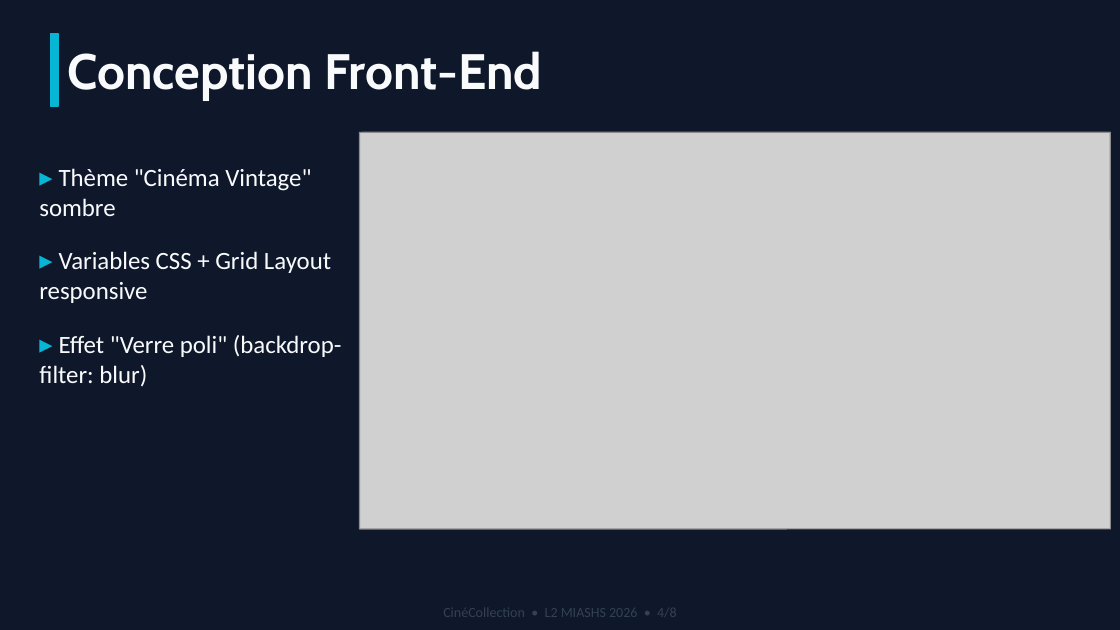
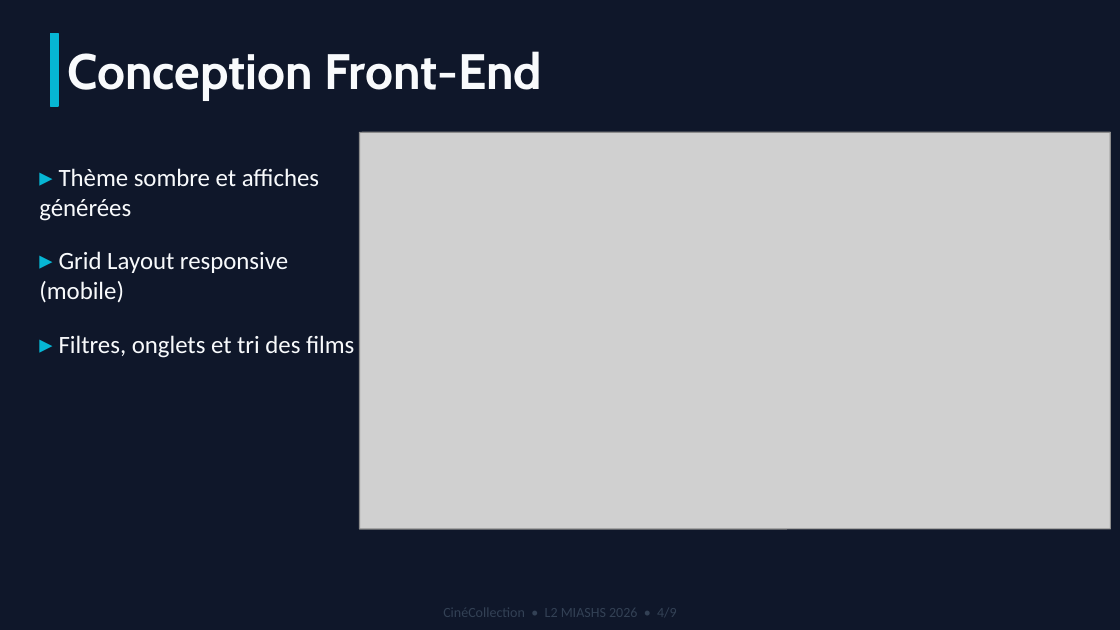
Before and after one commit to Anasse95/cinecollection, a slide deck: slide 4 of docs/CineCollection_Presentation.pptx. Drawn at 1120x630 pixels with LibreOffice and Linux fonts; fonts in the diff are those of the drawing; grey boxes stand for pictures. Boxes give left, top, right and bottom in pixels: in the first picture for what was removed or moved away, otherwise in the second. Text is boxed around its words. In the diff, an @@ line names an element or a change of style, - is before the commit and + after.

```diff
--- a/docs/CineCollection_Presentation.pptx
+++ b/docs/CineCollection_Presentation.pptx
@@ text at (39,168,354,358): text changed @@
-▸ Thème "Cinéma Vintage" sombre
-▸ Variables CSS + Grid Layout responsive
-▸ Effet "Verre poli" (backdrop-filter: blur)
+▸ Thème sombre et affiches générées
+▸ Grid Layout responsive (mobile)
+▸ Filtres, onglets et tri des films
```
Also in this commit, not shown: 7 other slides changed, 1 slide added, 2 other files.
